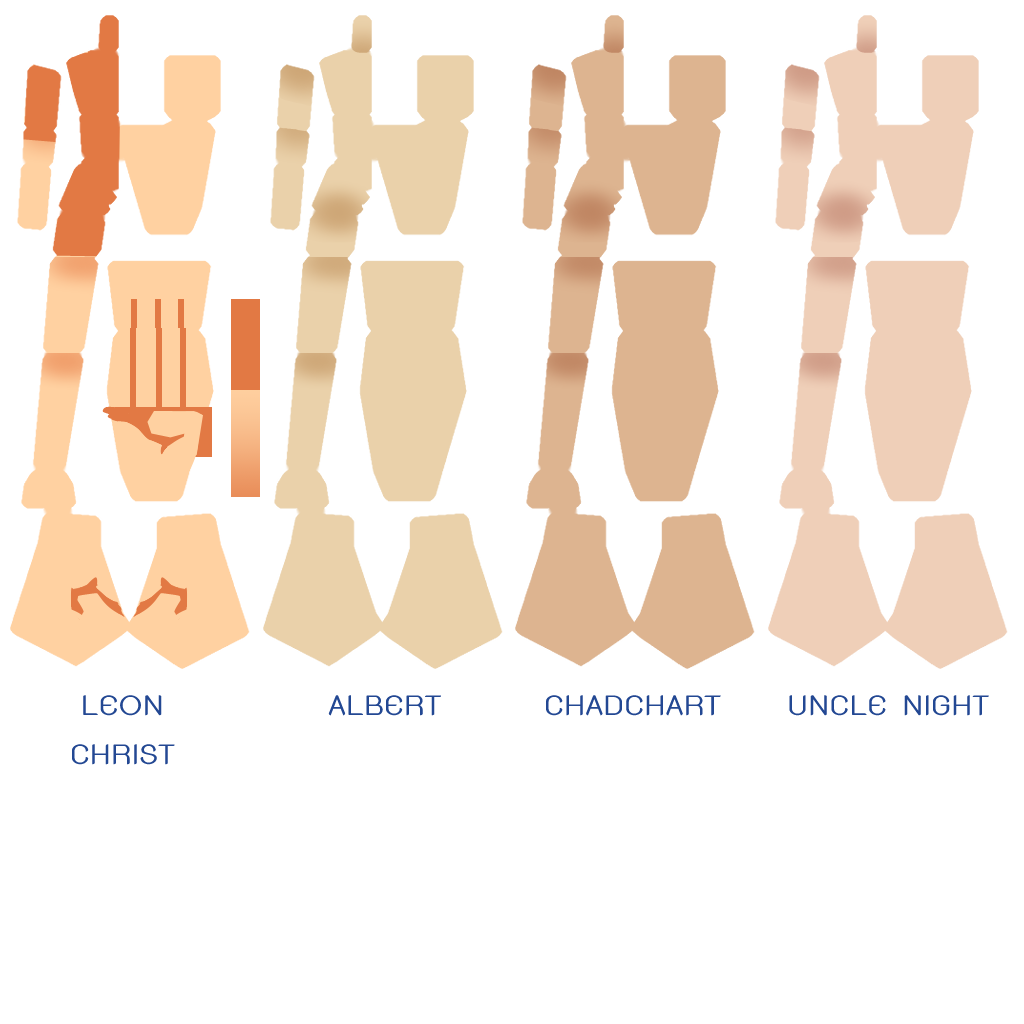
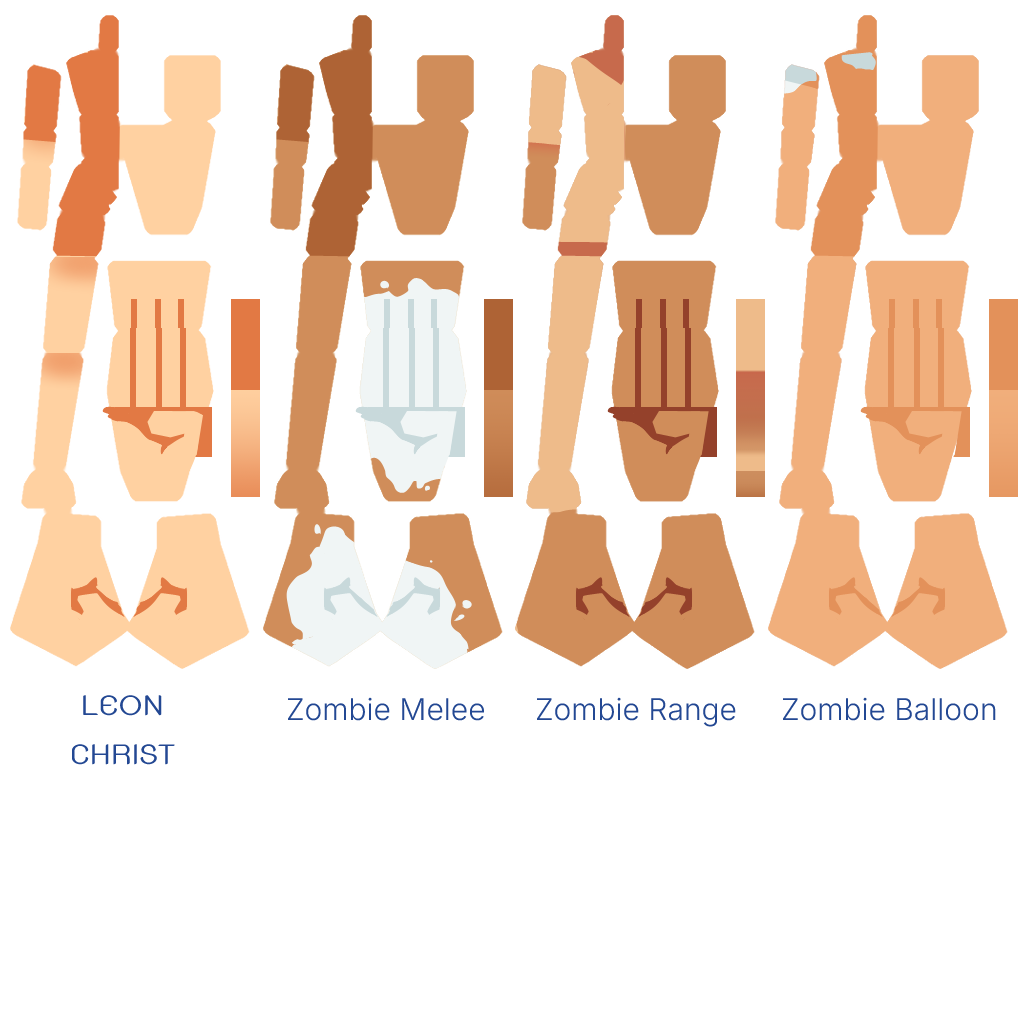
The second w=1024, h=1024 image is a revision of the first. Changes to its layers:
added layer "Zombie Melee" above "Screenshot 2026-04-22 162953" over (288, 697, 996, 727)
added group "zombie range" (1st of 2) with 12 layers above "zombie range" over (505, 15, 776, 698)
added layer "Layer 2 Copy 4" in group "zombie range" over (635, 299, 691, 410)
added layer "Layer 6 Copy 3" in group "zombie range" over (719, 382, 765, 555)
added layer "Layer 5 Copy 3" in group "zombie range" over (736, 299, 765, 497)
added layer "Layer 1 Copy 3" in group "zombie range" over (505, 15, 761, 698)
added layer "Base Male Body-1 Copy 3" in group "zombie range" over (515, 15, 755, 669)
added group "Zombie melee Copy 2" with 12 layers above "Zombie Balloon" over (263, 15, 513, 669)
added layer "Layer 16 Copy" in group "Zombie melee Copy 2" over (387, 391, 467, 489)
added layer "Layer 14 Copy" in group "Zombie melee Copy 2" over (381, 403, 447, 662)
added layer "Layer 2 Copy 6" in group "Zombie melee Copy 2" over (383, 299, 439, 410)
added layer "Layer 6 Copy 5" in group "Zombie melee Copy 2" over (467, 382, 513, 555)
added layer "Layer 1 Copy 5" in group "Zombie melee Copy 2" over (272, 15, 382, 257)
added layer "Layer 13 Copy" in group "Zombie melee Copy 2" over (273, 244, 478, 669)
added layer "Base Male Body-1 Copy 5" in group "Zombie melee Copy 2" over (263, 15, 503, 669)
added group "Zombie Balloon" with 7 layers above "Zombie melee Copy" over (768, 15, 1018, 669)
added layer "Layer 8 Copy 2" in group "Zombie Balloon" over (828, 299, 970, 620)
added layer "Layer 6 Copy" in group "Zombie Balloon" over (972, 382, 1018, 555)
added layer "Layer 1 Copy" in group "Zombie Balloon" over (775, 15, 887, 257)
added layer "Base Male Body-1 Copy" in group "Zombie Balloon" over (768, 15, 1008, 669)
added group "Folder 2" with 9 layers over (263, 15, 1008, 727)
moved "Base Male Body-1" into group "Folder 2" over (263, 15, 1008, 727)
…and 15 more changes (14 added, 1 stack)
